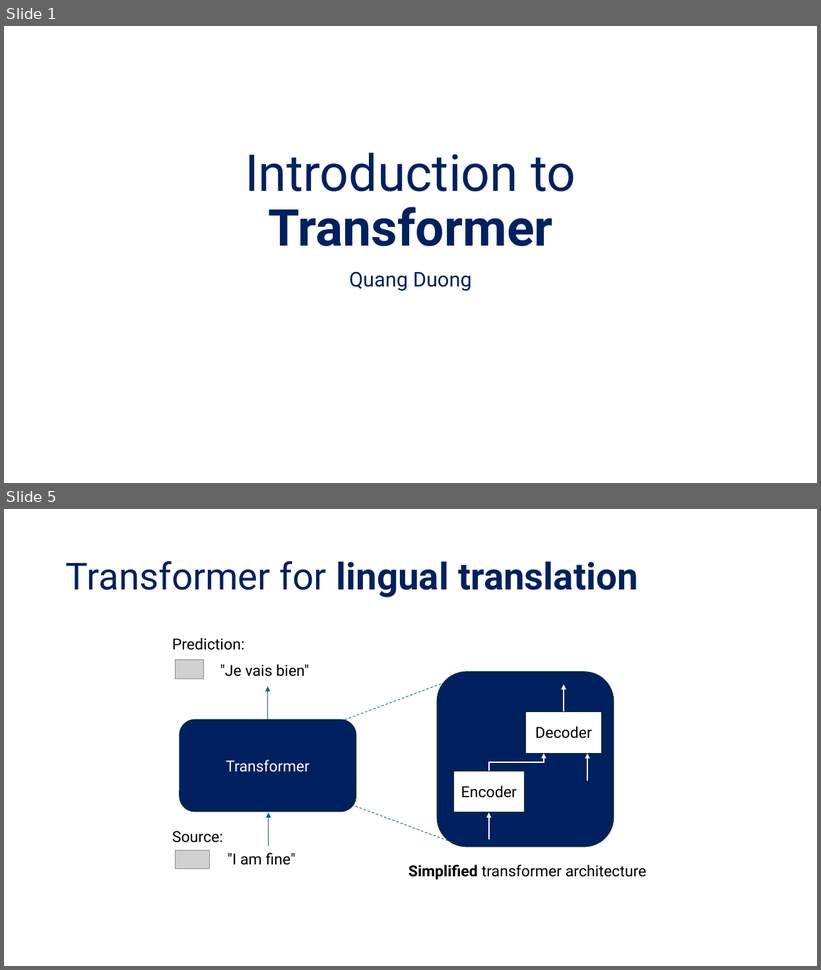
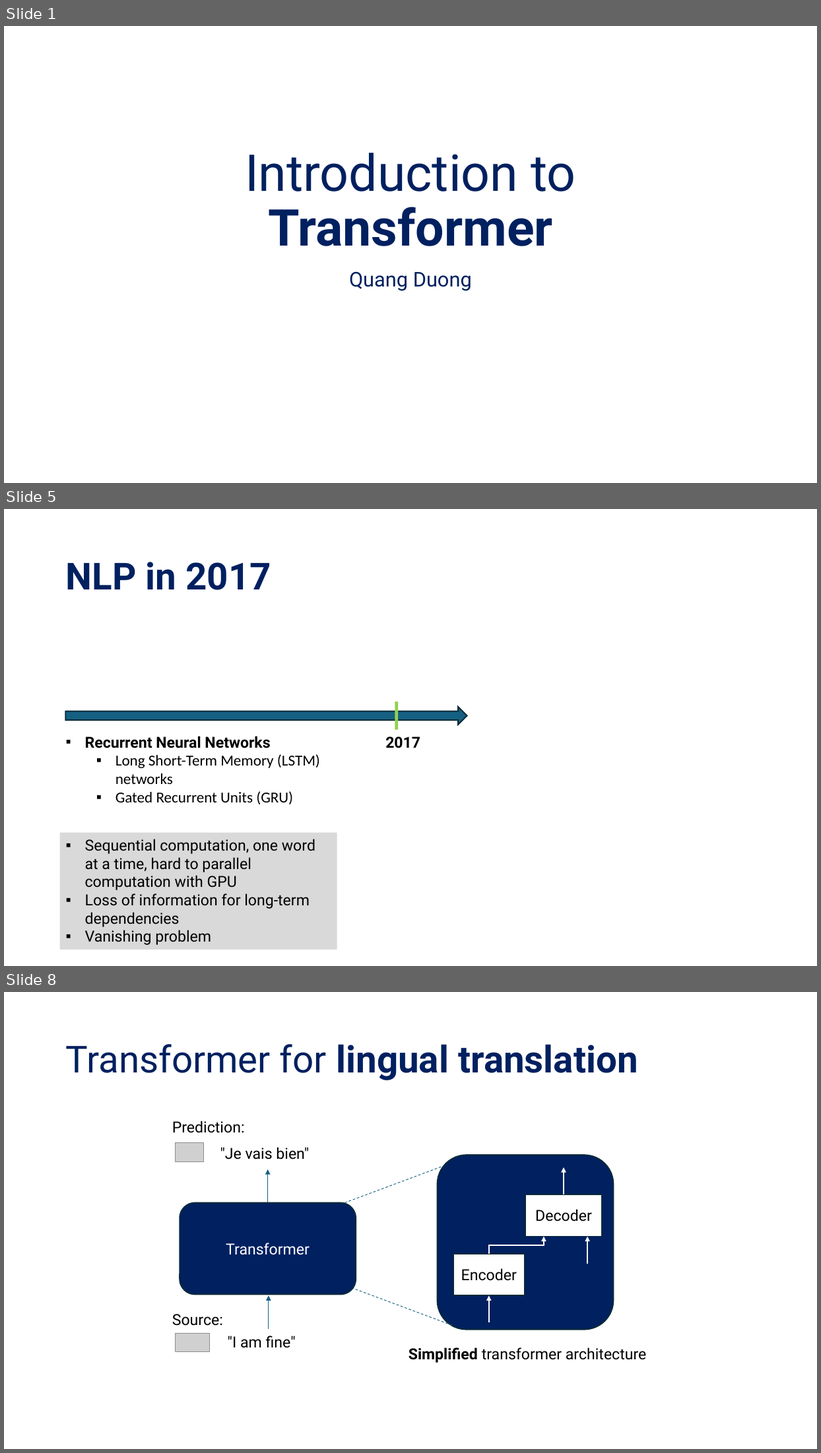
Before and after one commit to tanquangduong/transformer-pt, a slide deck: presentation/Introduction to Transformer.pptx. Shown one above the other, each under a label of ours: slides 1 and 5 before the commit, slides 1, 5 and 8 after it; the slides between them are not shown. The pictures are 821x970 and 821x1453 pixels, drawn with LibreOffice and Linux fonts; fonts in the diff are those of the drawing; grey boxes stand for pictures. Boxes give left, top, right and bottom in pixels: in the first picture for what was removed or moved away, otherwise in the second. Text is boxed around its words. In the diff, an @@ line names an element or a change of style, - is before the commit and + after.

```diff
--- a/presentation/Introduction to Transformer.pptx
+++ b/presentation/Introduction to Transformer.pptx
@@ slide 5 added at <box>4,509,817,966</box>, background #FFFFFF @@
@@ title added at <box>66,562,271,590</box>, 44 pt, text #002060, bold @@
+NLP in 2017
@@ rectangle added at <box>395,702,398,730</box>, fill #92D050 @@
@@ right arrow added at <box>65,707,467,725</box>, fill #156082, outline #092A39 1.5 pt @@
@@ text added at <box>85,736,320,805</box>, 18 pt, text #000000 @@
+▪ Recurrent Neural Networks
+  ▪ Long Short-Term Memory (LSTM) networks
+  ▪ Gated Recurrent Units (GRU)
@@ text added at <box>385,737,420,749</box>, 18 pt, text #000000, bold @@
+2017
@@ rectangle added at <box>60,833,337,950</box>, fill #D9D9D9, 18 pt, text #000000 @@
+▪ Sequential computation, one word at a time, hard to parallel computation with GPU
+▪ Loss of information for long-term dependencies
+▪ Vanishing problem
@@ what was slide 5 is now slide 8 @@
```
Also in this commit, not shown: 1 slide changed, 4 other slides added, 2 slides removed, 2 other files.
